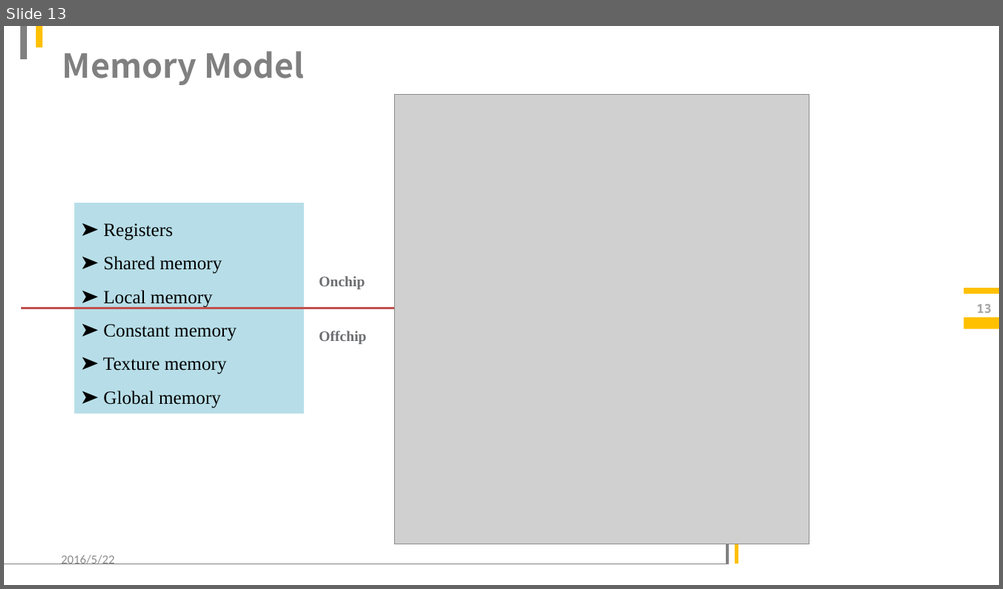
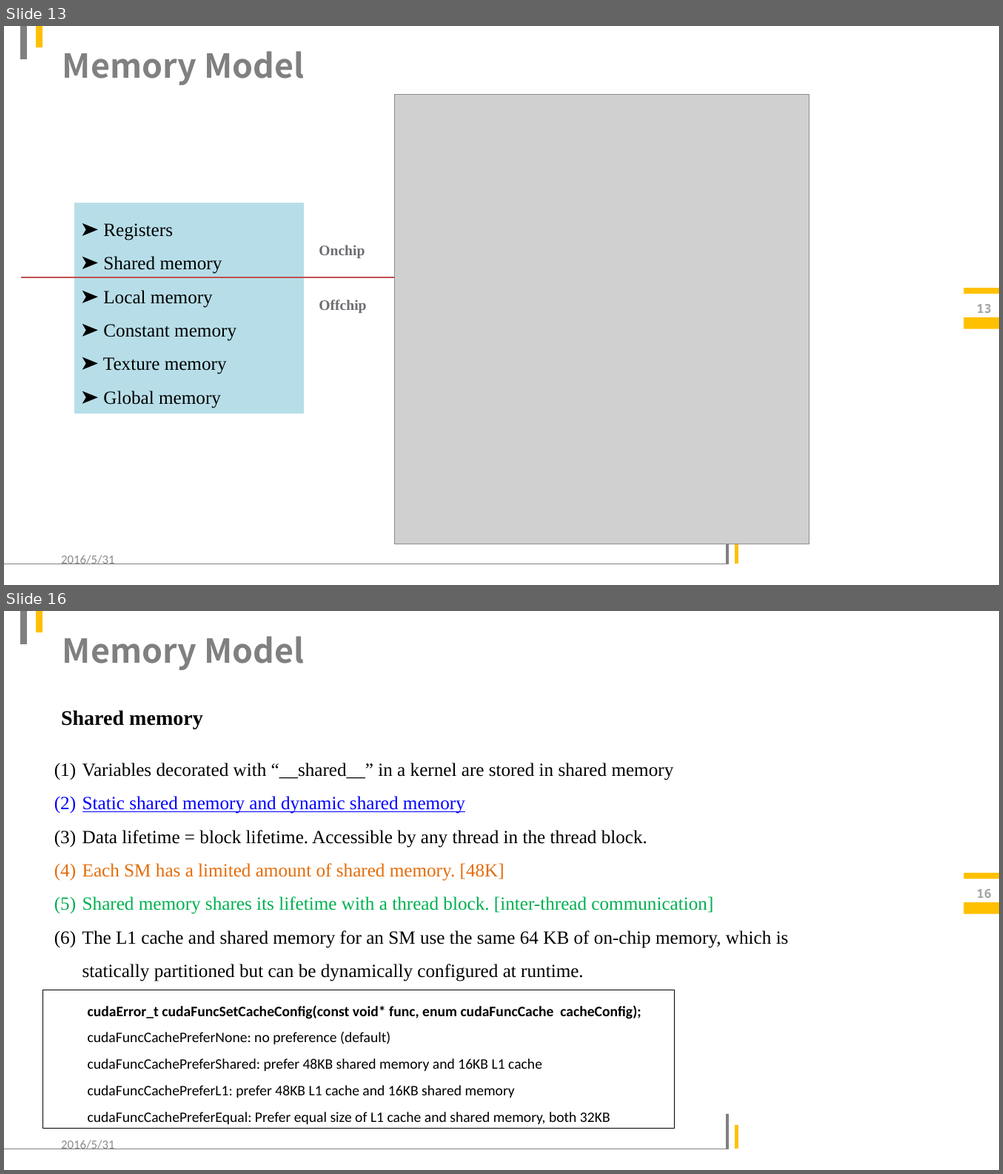
Before and after one commit to LitLeo/slides_of_parallel_computation, a slide deck: CUDA programming.pptx. Shown one above the other, each under a label of ours: slide 13 before the commit, slides 13 and 16 after it; the slides between them are not shown. The pictures are 1003x589 and 1003x1174 pixels, drawn with LibreOffice and Linux fonts; fonts in the diff are those of the drawing; grey boxes stand for pictures; background and template pictures are left out. Boxes give left, top, right and bottom in pixels: in the first picture for what was removed or moved away, otherwise in the second. Text is boxed around its words. In the diff, an @@ line names an element or a change of style, - is before the commit and + after.

```diff
--- a/CUDA programming.pptx
+++ b/CUDA programming.pptx
@@ slide 16 added at (4, 611, 999, 1170), background #FFFFFF; not listed: 7 template elements that a slide beside it also shows @@
@@ title added at (62, 636, 304, 670), 32 pt, text #808080, bold @@
+Memory Model
@@ text added at (61, 710, 203, 729), 20 pt, text #000000, bold @@
+Shared memory
@@ text added at (82, 763, 788, 982), 18 pt, text #000000 @@
+(1) Variables decorated with “__shared__” in a kernel are stored in shared memory
+(2) Static shared memory and dynamic shared memory
+(3) Data lifetime = block lifetime. Accessible by any thread in the thread block.
+(4) Each SM has a limited amount of shared memory. [48K]
+(5) Shared memory shares its lifetime with a thread block. [inter-thread communication]
+(6) The L1 cache and shared memory for an SM use the same 64 KB of on-chip memory, which is statically partitioned but can be dynamically configured at runtime.
@@ page number added at (976, 889, 991, 898), 12 pt, text #A6A6A6, bold @@
+16
@@ table added at (42, 991, 674, 1129), 1 rows, 1 columns @@
+cudaError_t cudaFuncSetCacheConfig(const void* func, enum cudaFuncCache cacheConfig); / cudaFuncCachePreferNone: no preference (default) / cudaFuncCachePreferShared: prefer 48KB shared memory and 16KB L1 cache / cudaFuncCachePreferL1: prefer 48KB L1 cache and 16KB shared memory / cudaFuncCachePreferEqual: Prefer equal size of L1 cache and shared memory, both 32KB
@@ text added at (61, 1140, 114, 1150), 12 pt, text #8C8C8C @@
+2016/5/31
@@ slide 13 changed as well @@
@@ 2 texts, 1 line: place and size @@
-2 texts, 1 line at (21, 276, 394, 344)
+2 texts, 1 line at (21, 245, 394, 313)
@@ text at (61, 555, 114, 565): text changed @@
-2016/5/22
+2016/5/31
```
Also in this commit, not shown: 19 other slides changed, 9 other slides added, 1 slide removed.
